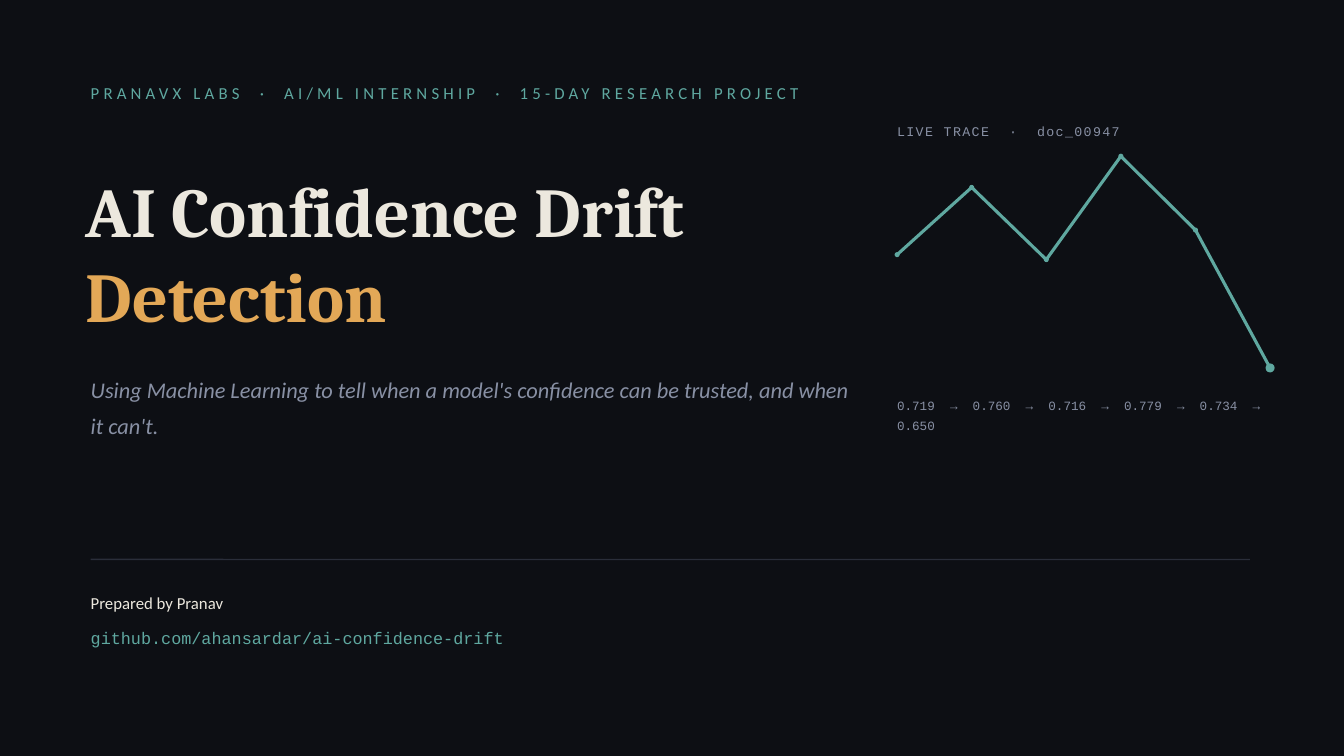
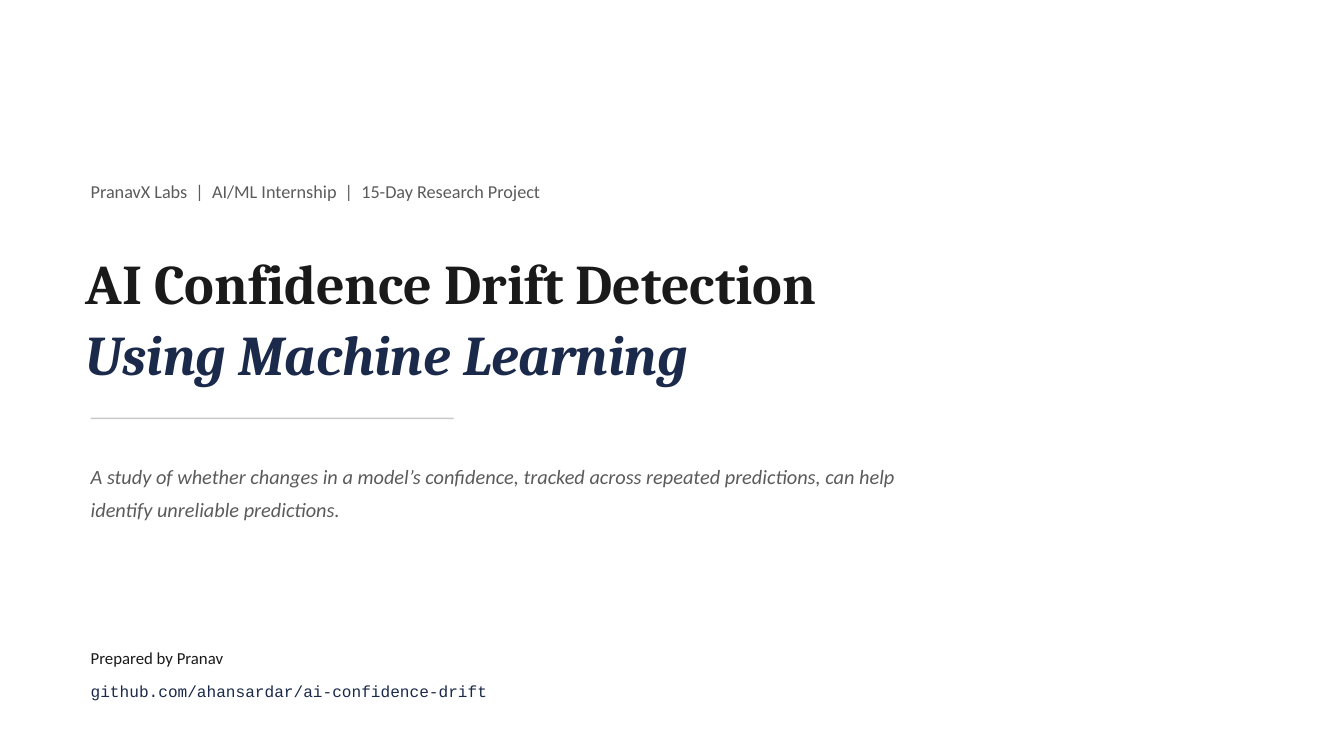
Before and after one commit to ahansardar/ai-confidence-drift, a slide deck: slide 1 of reports/presentation/AI_Confidence_Drift_Presentation.pptx. Drawn at 1344x756 pixels with LibreOffice and Linux fonts; fonts in the diff are those of the drawing. Boxes give left, top, right and bottom in pixels: in the first picture for what was removed or moved away, otherwise in the second. Text is boxed around its words. In the diff, an @@ line names an element or a change of style, - is before the commit and + after.

Commit message:
Rebuild presentation in a plain academic style
Replaced the dark tech theme with a paper-white, Century Schoolbook /
Calibri layout resembling a real university defense deck: proper
figure and table captions, a classic footline (author, title, page
number), and results shown as data tables rather than styled cards.

```diff
--- a/reports/presentation/AI_Confidence_Drift_Presentation.pptx
+++ b/reports/presentation/AI_Confidence_Drift_Presentation.pptx
@@ background #0D0F14 to #FFFFFF @@
@@ text removed at [897,126,1120,138] @@
-LIVE TRACE · doc_00947
@@ line removed from (1047, 260) to (1121, 156) @@
@@ ellipse removed at [1119,153,1124,158] @@
@@ line removed from (1121, 156) to (1196, 230) @@
@@ text at [91,185,540,201]: text changed; size 12 to 13 pt; text colour #5FA8A0 to #5B5B5B @@
-PRANAVX LABS · AI/ML INTERNSHIP · 15-DAY RESEARCH PROJECT
+PranavX Labs | AI/ML Internship | 15-Day Research Project
@@ line removed from (897, 255) to (972, 188) @@
@@ ellipse removed at [970,185,975,190] @@
@@ line removed from (972, 188) to (1047, 260) @@
@@ text "AI Confidence Drift Detection": place and size @@
-text "AI Confidence Drift Detection" at [86,187,684,323]
+text "AI Confidence Drift Detection" at [86,264,816,305]
@@ text "AI Confidence Drift Detection" at [86,264,816,305]: size 50 to 40 pt; text colour #ECE8DE to #1A1A1A in "AI Confidence Drift"; text colour #E3A857 to #1A1A1A in "Detection"; line spacing 1.02 to 1 @@
@@ ellipse removed at [1194,228,1199,233] @@
@@ line removed from (1196, 230) to (1270, 368) @@
@@ ellipse removed at [895,252,900,257] @@
@@ ellipse removed at [1045,257,1050,262] @@
@@ text at [86,336,688,387]: text changed; size 16 to 40 pt; font Calibri to Cambria; text colour #8890A4 to #1B2A4A; bold on @@
-Using Machine Learning to tell when a model's confidence can be trusted, and when it can't.
+Using Machine Learning
@@ ellipse removed at [1265,363,1274,372] @@
@@ line added from (91, 418) to (454, 418), #C9C9C9 1 pt @@
@@ text removed at [897,401,1238,410] @@
-0.719 → 0.760 → 0.716 → 0.779 → 0.734 → 0.650
@@ text added at [91,470,894,521], 14.5 pt, text #5B5B5B, italic @@
+A study of whether changes in a model’s confidence, tracked across repeated predictions, can help identify unreliable predictions.
@@ line removed from (91, 560) to (1250, 560) @@
@@ text "Prepared by Pranav": place and size @@
-text "Prepared by Pranav" at [91,597,223,612]
+text "Prepared by Pranav" at [91,652,223,667]
@@ text "Prepared by Pranav" at [91,652,223,667]: text colour #ECE8DE to #1A1A1A @@
@@ text "github.com/ahansardar/ai-confidence-drift": place and size @@
-text "github.com/ahansardar/ai-confidence-drift" at [91,632,504,648]
+text "github.com/ahansardar/ai-confidence-drift" at [91,685,487,701]
@@ text "github.com/ahansardar/ai-confidence-drift" at [91,685,487,701]: size 12 to 11.5 pt, text colour #5FA8A0 to #1B2A4A @@
```
Also in this commit, not shown: 13 other slides changed.
